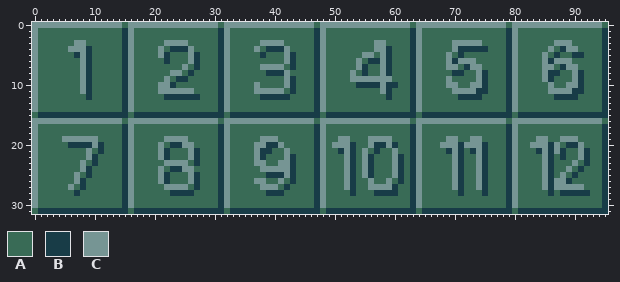
File history of a pixel-art file, Reagent Game Jam 2025/Assets/Sprites/Minigames/Counter/counterButtons.aseprite. The first picture shows the starting point.
96x32 pixels, 1 frame.
Palette (. is transparent): A #396b56  B #183c47  C #769594
Once edited:
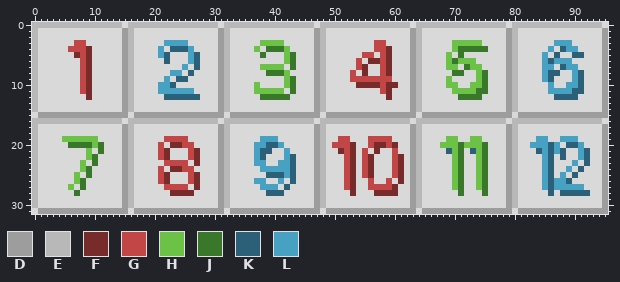
Colours new in this view: D #9d9d9d  E #b8b8b8  F #782b2b  G #c24646  H #6bc246  J #39782b  K #2b6078  L #47a1c2
Edits made:
colour A: #396b56 -> #d9d9d9
Changed rows in their new state; - is a pixel that keeps its letter.
Layer "Layer 1 #3":
first column x 0:
 0 EEEEEEEEEEEEEEE-EEEEEEEEEEEEEEE-EEEEEEEEEEEEEEE-EEEEEEEEEEEEEEE-EEEEEEEEEEEEEEE-EEEEEEEEEEEEEEE-
 1 E--------------DE--------------DE--------------DE--------------DE--------------DE--------------D
 2 E--------------DE--------------DE--------------DE--------------DE--------------DE--------------D
 3 E------GG------DE-----LLLL-----DE-----HHHH-----DE--------GG----DE-----HHHHH----DE------LLL-----D
 4 E-----GGGF-----DE----L-KKKL----DE----H-JJJH----DE--------GGF---DE-----HJJJJJ---DE-----L-KLL----D
 5 E------FGF-----DE----LK---LK---DE-----J---HJ---DE------GG-GF---DE----H-J-------DE----L-K--KK---D
 6 E-------GF-----DE-----K---LK---DE---------HJ---DE-----G-FFGF---DE----HJHHH-----DE----LKLLL-----D
 7 E-------GF-----DE--------L-K---DE-----HHHH-J---DE-----GF--GF---DE----HH-JHH----DE----LL-KLL----D
 8 E-------GF-----DE------LL-K----DE------JJJH----DE----G-F--GF---DE-----JJ--HJ---DE----LKK--LK---D
 9 E-------GF-----DE-----L-KK-----DE---------HJ---DE----GGGGGGG---DE----H----HJ---DE----LK---LK---D
10 E-------GF-----DE----LLK-------DE----H----HJ---DE-----FFFFGFF--DE----HH--HHJ---DE-----L--LLK---D
11 E-------GF-----DE----LLLLLL----DE----HHHHH-J---DE---------GF---DE-----HHHHJJ---DE-----LLLLKK---D
12 E--------F-----DE-----KKKKKK---DE-----JJJJJ----DE----------F---DE------JJJJ----DE------KKKK----D
13 E--------------DE--------------DE--------------DE--------------DE--------------DE--------------D
14 E--------------DE--------------DE--------------DE--------------DE--------------DE--------------D
15 -DDDDDDDDDDDDDDD-DDDDDDDDDDDDDDD-DDDDDDDDDDDDDDD-DDDDDDDDDDDDDDD-DDDDDDDDDDDDDDD-DDDDDDDDDDDDDDD
16 EEEEEEEEEEEEEEE-EEEEEEEEEEEEEEE-EEEEEEEEEEEEEEE-EEEEEEEEEEEEEEE-EEEEEEEEEEEEEEE-EEEEEEEEEEEEEEE-
17 E--------------DE--------------DE--------------DE--------------DE--------------DE--------------D
18 E--------------DE--------------DE--------------DE--------------DE--------------DE--------------D
19 E----HHHHHH----DE-----GGGG-----DE-----LLL------DE--GG---GGGG---DE----HH--HH----DE---LL--LLL----D
20 E-----JJJJHJ---DE----G-FFGG----DE----LLKKL-----DE-GGGF--GFFGF--DE---HHHJHHHJ---DE--LLLKL-KKL---D
21 E--------H-J---DE----GF---GF---DE----LKK--L----DE--FGF-G-F--G--DE----KHJ-KHJ---DE---KLKLK--LK--D
22 E--------HJ----DE----GF---GF---DE----LK---LK---DE---GF-GF---GF-DE-----HJ--HJ---DE----LK-K--LK--D
23 E-------H-J----DE-----GGGG-F---DE----LL--LLK---DE---GF-GF---GF-DE-----HJ--HJ---DE----LK---L-K--D
24 E-------HJ-----DE----G-FFGG----DE-----LLLLLK---DE---GF-GF---GF-DE-----HJ--HJ---DE----LK--L-K---D
25 E------H-J-----DE----GF---GF---DE------KKKLK---DE---GF-GF---GF-DE-----HJ--HJ---DE----LK-L-K----D
26 E------HJ------DE----GF---GF---DE----LL--L-K---DE---GF--G--G-F-DE-----HJ--HJ---DE----LKLLK-----D
27 E-----H-J------DE-----GGGG-F---DE-----LLL-K----DE---GF--GGGGF--DE-----HJ--HJ---DE----LKLLLLL---D
28 E------J-------DE------FFFF----DE------KKK-----DE----F---FFFF--DE------J---J---DE-----K-KKKKK--D
29 E--------------DE--------------DE--------------DE--------------DE--------------DE--------------D
30 E--------------DE--------------DE--------------DE--------------DE--------------DE--------------D
31 -DDDDDDDDDDDDDDD-DDDDDDDDDDDDDDD-DDDDDDDDDDDDDDD-DDDDDDDDDDDDDDD-DDDDDDDDDDDDDDD-DDDDDDDDDDDDDDD
